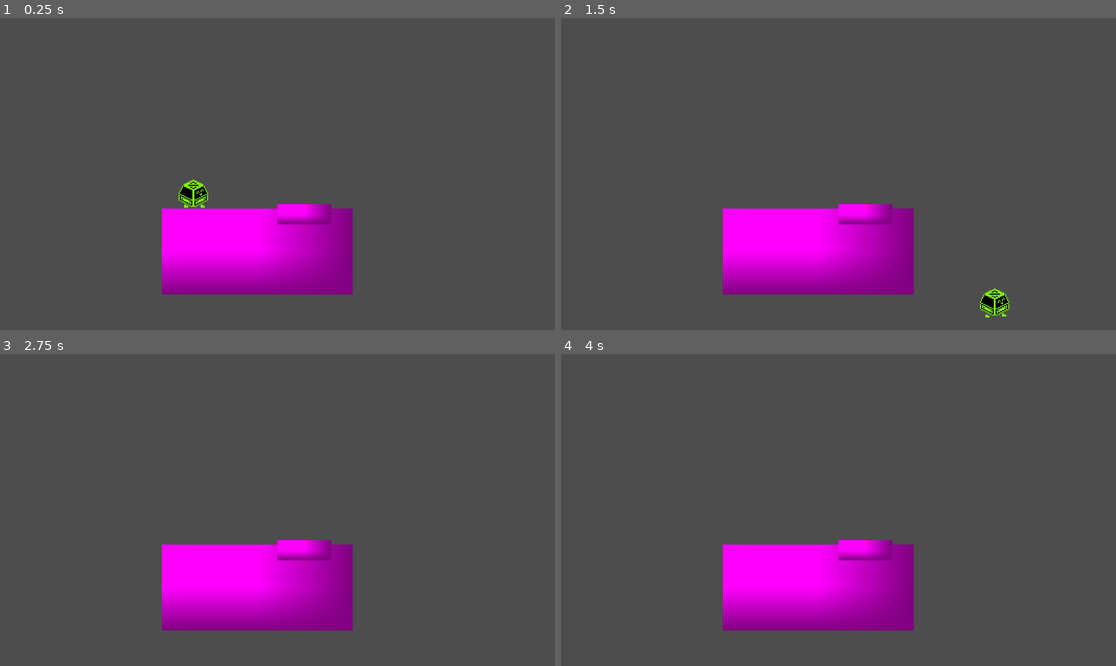
Above: before the commit, frames 1-4 (two rows, left to right).
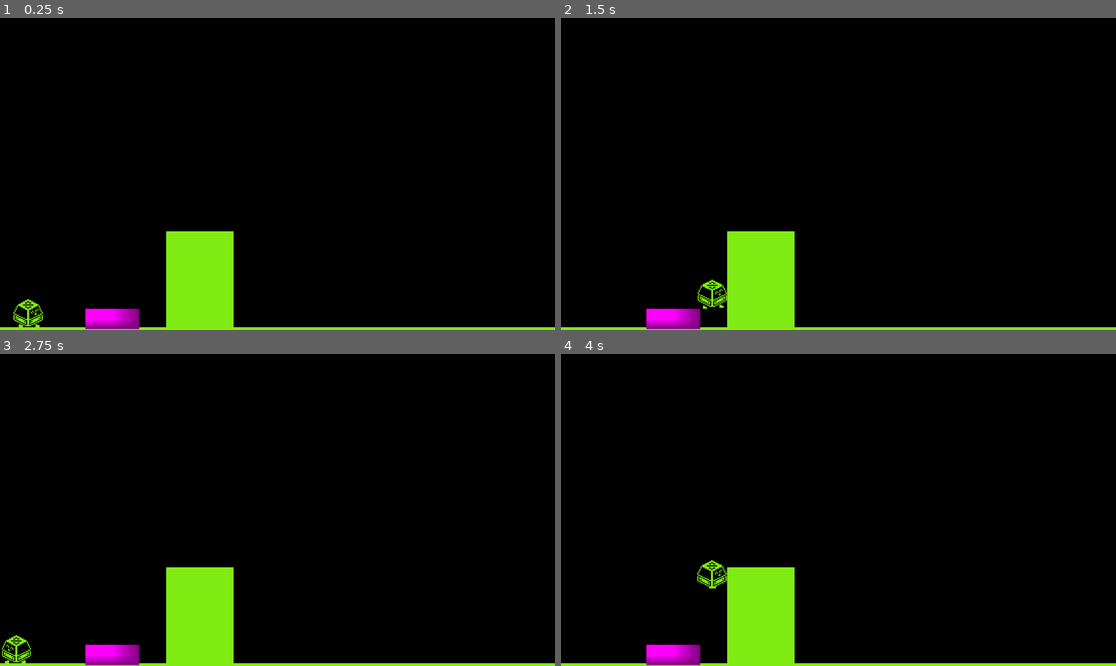
Above: after the commit, the same moments.

Repository: BradyKearley/CuHacking
Game: Godot game, scene res://Player/test_level.tscn
Same seed, same stepped clock (60 frames per second), same inputs: the game is played once before the commit and once after it. The project has no main scene, so this scene is started directly.
Inputs:
- Up to frame 1 (0.25 s): no input
- Up to frame 2 (1.5 s): tap Enter (ui_accept) at 0.5, 0.77 s; hold Right (ui_right) from 0.53 s (still down)
- Up to frame 3 (2.75 s): tap Enter (ui_accept) at 1.52 s; release Right (ui_right) at 2.03 s; hold Left (ui_left) from 2.03 s (still down)
- Up to frame 4 (4 s): release Left (ui_left) at 2.78 s; hold Right (ui_right) from 2.78 s (still down); tap Enter (ui_accept) at 3.02, 3.77 s

The runs differ from the first frame. In frame 1, 100% of the frame differs, in the area x 0-100%, y 0-100%; in frame 2, 100%; in frame 3, 100%; in frame 4, 100%.

Commit message:
Changed test level

Diff:
--- a/Player/player.tscn
+++ b/Player/player.tscn
@@ -156,6 +156,7 @@
 }]
 
 [sub_resource type="RectangleShape2D" id="RectangleShape2D_k53q1"]
+size = Vector2(18, 17)
 
 [node name="Player" type="CharacterBody2D" groups=["Player"]]
 script = ExtResource("1_4ntmi")
@@ -167,4 +168,5 @@
 animation = &"walkLeft"
 
 [node name="CollisionShape2D" type="CollisionShape2D" parent="."]
+position = Vector2(0, 1.5)
 shape = SubResource("RectangleShape2D_k53q1")
--- a/Player/test_level.tscn
+++ b/Player/test_level.tscn
@@ -1,31 +1,49 @@
 [gd_scene load_steps=5 format=3 uid="uid://v41b1woaa6q8"]
 
 [ext_resource type="PackedScene" uid="uid://cwm11gabt28ak" path="res://Player/tab.tscn" id="1_p4ur5"]
+[ext_resource type="Texture2D" uid="uid://cp7ok5egr4uau" path="res://Art/Screenshot 2025-03-14 224151.png" id="1_uxux4"]
 [ext_resource type="PackedScene" uid="uid://dru4jk631bc6q" path="res://Player/player.tscn" id="2_uxux4"]
 
-[sub_resource type="PlaceholderTexture2D" id="PlaceholderTexture2D_vukl2"]
-
-[sub_resource type="RectangleShape2D" id="RectangleShape2D_ulb0j"]
-size = Vector2(56, 26)
+[sub_resource type="RectangleShape2D" id="RectangleShape2D_uxux4"]
+size = Vector2(20, 94)
 
 [node name="TestLevel" type="StaticBody2D"]
 
 [node name="Sprite2D" type="Sprite2D" parent="."]
-position = Vector2(28, 36)
-scale = Vector2(56.5, 25.5)
-texture = SubResource("PlaceholderTexture2D_vukl2")
+position = Vector2(34, 59)
+scale = Vector2(2.04938, 0.0172413)
+texture = ExtResource("1_uxux4")
 
-[node name="CollisionShape2D" type="CollisionShape2D" parent="."]
-position = Vector2(28, 36)
-shape = SubResource("RectangleShape2D_ulb0j")
+[node name="Sprite2D2" type="Sprite2D" parent="."]
+position = Vector2(11, 44.75)
+scale = Vector2(0.246914, 0.508621)
+texture = ExtResource("1_uxux4")
 
 [node name="Tab" parent="." instance=ExtResource("1_p4ur5")]
-position = Vector2(42, 25)
+position = Vector2(-15, 56)
 
 [node name="Player" parent="." instance=ExtResource("2_uxux4")]
-position = Vector2(9, 17)
+position = Vector2(-40, 53)
 scale = Vector2(0.5, 0.5)
 
 [node name="Camera2D" type="Camera2D" parent="."]
 position = Vector2(34, 13)
 zoom = Vector2(7, 7)
+
+[node name="CollisionPolygon2D" type="CollisionPolygon2D" parent="."]
+position = Vector2(34, 59)
+scale = Vector2(2.04938, 0.0172413)
+polygon = PackedVector2Array(-40.5, -29, -40.5, 29, 40.5, 29, 40.5, -29)
+
+[node name="CollisionPolygon2D2" type="CollisionPolygon2D" parent="."]
+position = Vector2(11, 44.75)
+scale = Vector2(0.246914, 0.508621)
+polygon = PackedVector2Array(-40.5, -29, -40.5, 29, 40.5, 29, 40.5, -29)
+
+[node name="Wall" type="CollisionShape2D" parent="."]
+position = Vector2(-58, 12)
+shape = SubResource("RectangleShape2D_uxux4")
+
+[node name="Wall2" type="CollisionShape2D" parent="."]
+position = Vector2(126, 12)
+shape = SubResource("RectangleShape2D_uxux4")
--- a/project.godot
+++ b/project.godot
@@ -36,3 +36,7 @@
 , Object(InputEventKey,"resource_local_to_scene":false,"resource_name":"","device":-1,"window_id":0,"alt_pressed":false …(183 unchanged characters)…
 ]
 }
+
+[rendering]
+
+environment/defaults/default_clear_color=Color(0, 0, 0, 1)
Binary file added: Art/Screenshot 2025-03-14 224151.png
Not shown, added: Art/Screenshot 2025-03-14 224151.png.import
